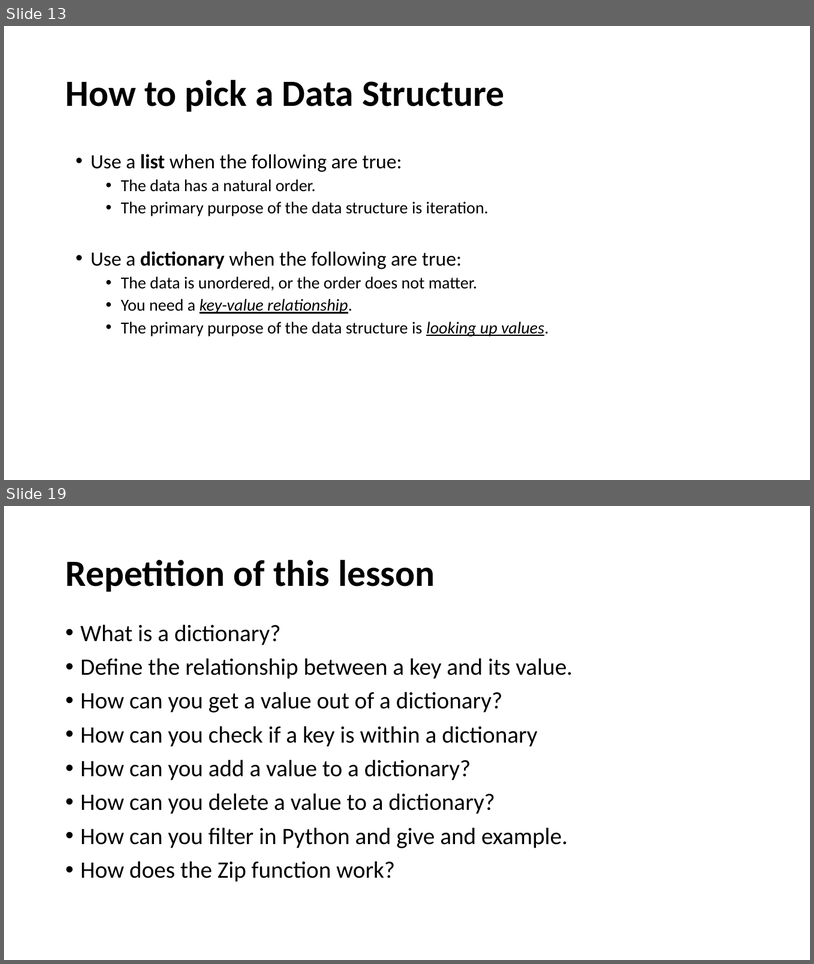
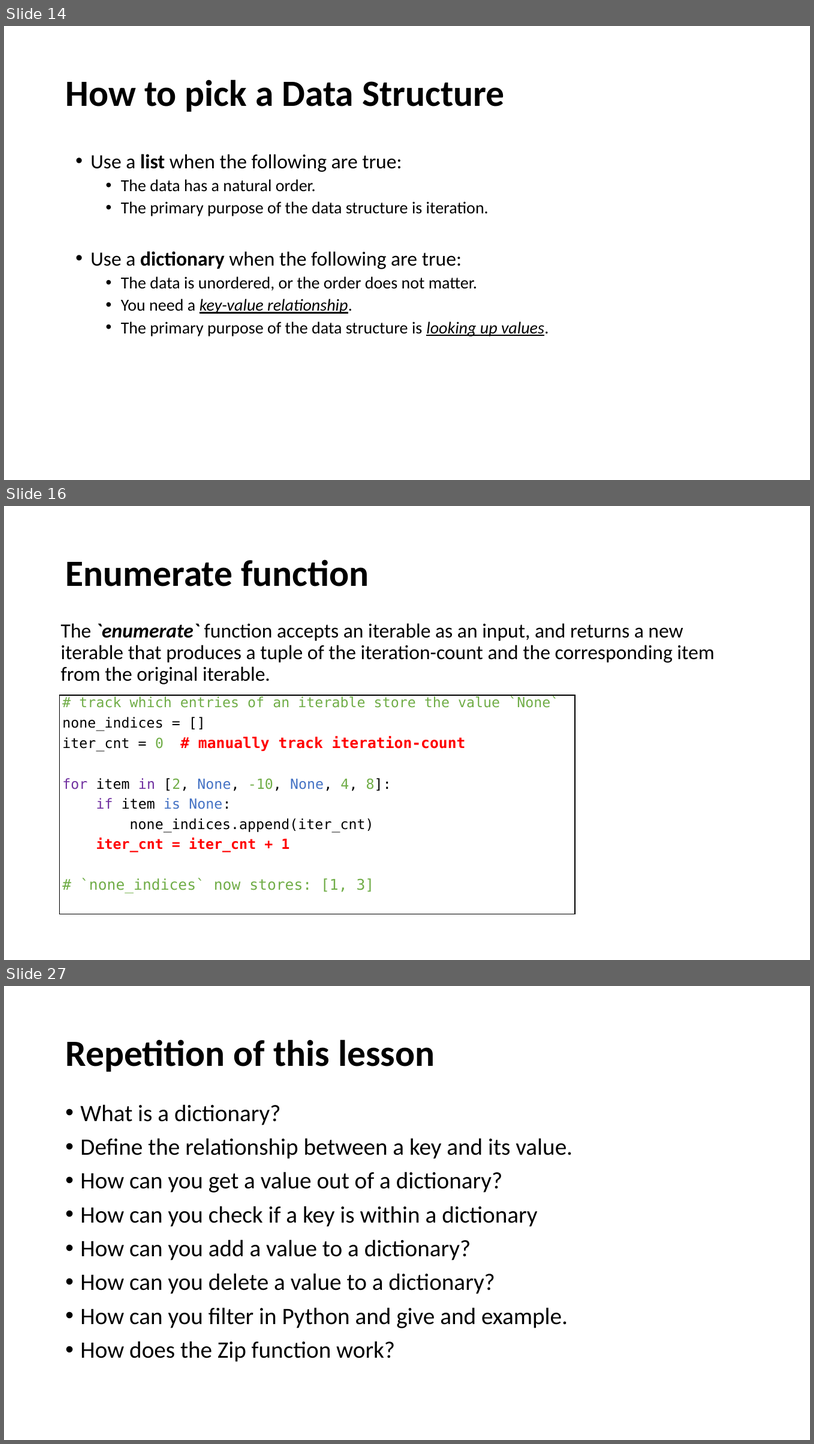
Before and after one commit to UCLL-PR2/exercises, a slide deck: 03-iterable/programming2_iterable.pptx. Shown one above the other, each under a label of ours: slides 13 and 19 before the commit, slides 14, 16 and 27 after it; the slides between them are not shown. The pictures are 814x964 and 814x1444 pixels, drawn with LibreOffice and Linux fonts; fonts in the diff are those of the drawing. Boxes give left, top, right and bottom in pixels: in the first picture for what was removed or moved away, otherwise in the second. Text is boxed around its words. In the diff, an @@ line names an element or a change of style, - is before the commit and + after.

```diff
--- a/03-iterable/programming2_iterable.pptx
+++ b/03-iterable/programming2_iterable.pptx
@@ slide 16 added at [4, 506, 810, 960], background #FFFFFF @@
@@ title added at [65, 559, 369, 586], 44 pt, text #000000, bold @@
+Enumerate function
@@ text added at [61, 623, 714, 684], 24 pt, text #000000 @@
+  The `enumerate` function accepts an iterable as an input, and returns a new iterable that produces a tuple of the iteration-count and the corresponding item from the original iterable.
@@ rectangle added at [60, 696, 576, 915], outline #000000 1 pt, 16.6 pt, text #70AD47 @@
+# track which entries of an iterable store the value `None`
+none_indices = []
+iter_cnt = 0 # manually track iteration-count
+for item in [2, None, -10, None, 4, 8]:
+if item is None:
+none_indices.append(iter_cnt)
+iter_cnt = iter_cnt + 1
+# `none_indices` now stores: [1, 3]
@@ what was slide 13 is now slide 14 @@
@@ what was slide 19 is now slide 27 @@
```
Also in this commit, not shown: 8 slides changed, 7 other slides added, 5 other files.
